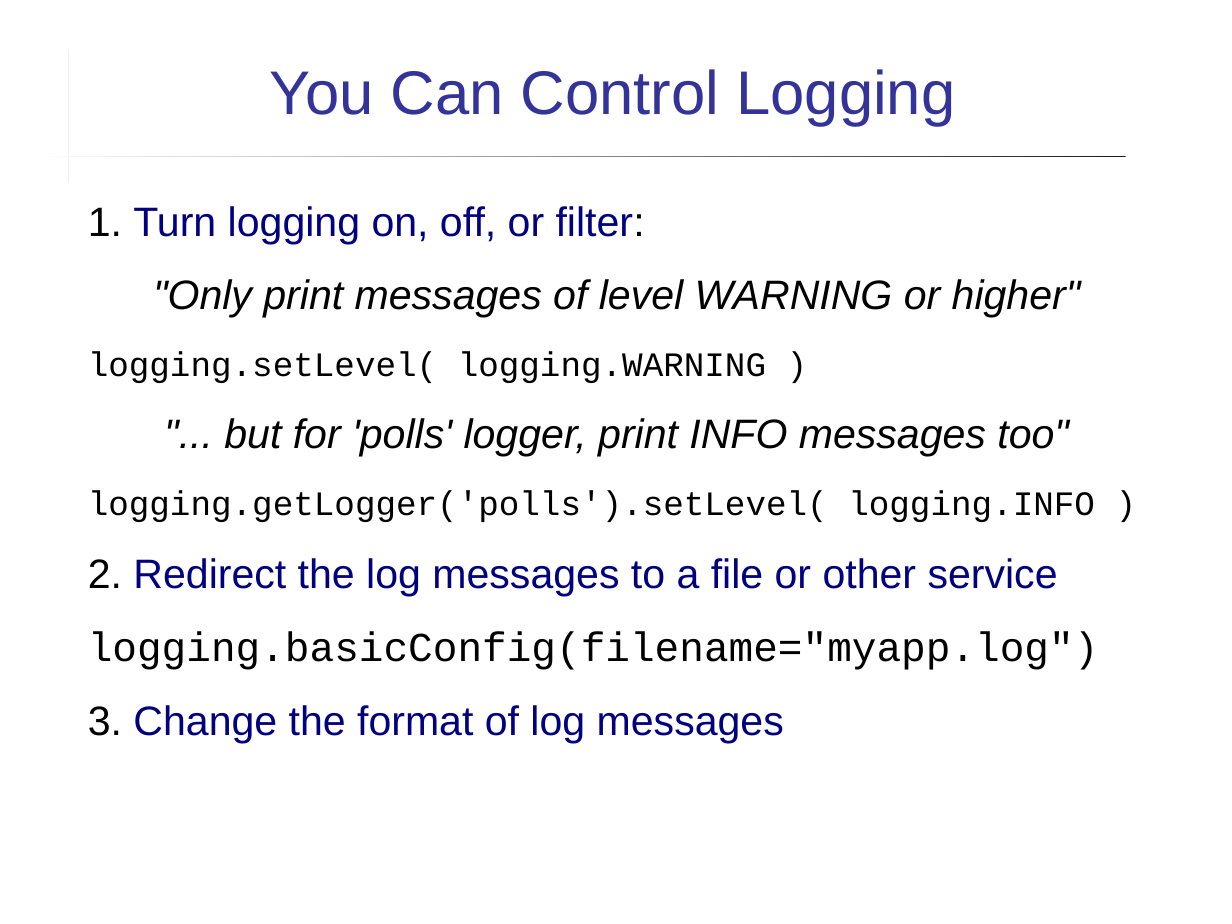
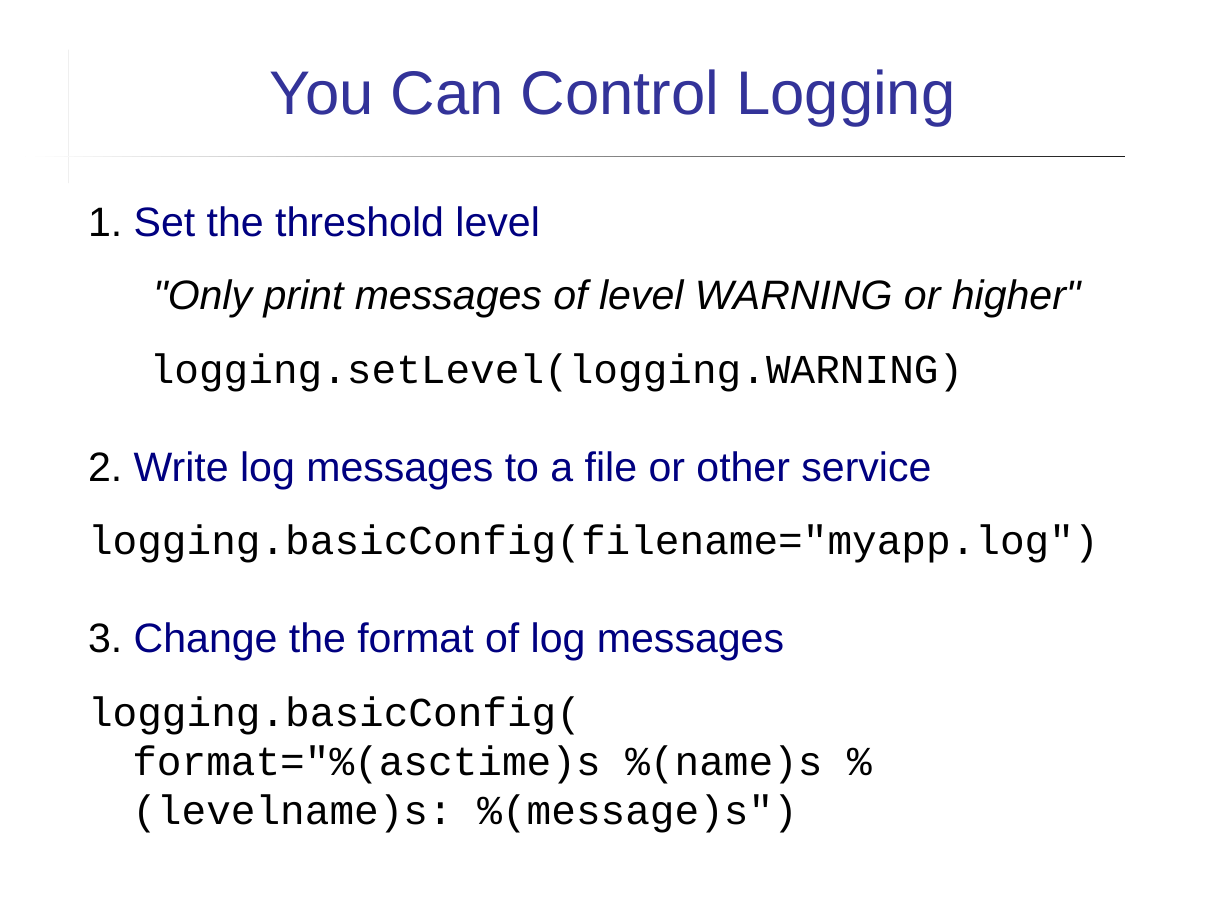
Before and after one commit to cpske/ISP, a slide deck: slide 19 of logging/Logging.ppt (slide 13 before the commit). Drawn at 1232x924 pixels with LibreOffice and Linux fonts; fonts in the diff are those of the drawing. Boxes give left, top, right and bottom in pixels: in the first picture for what was removed or moved away, otherwise in the second. Text is boxed around its words. In the diff, an @@ line names an element or a change of style, - is before the commit and + after.

Commit message:
updates to logging, add Milestones presentation

```diff
--- a/logging/Logging.ppt
+++ b/logging/Logging.ppt
@@ text at [88,206,539,237]: text changed @@
-1. Turn logging on, off, or filter:
+1. Set the threshold level
@@ text at [88,279,1099,661]: more space between paragraphs @@
@@ text at [88,353,963,489]: text changed; text colour #000000 to #000080 @@
-logging.setLevel( logging.WARNING )
-"... but for 'polls' logger, print INFO messages too"
-logging.getLogger('polls').setLevel( logging.INFO )
-2. Redirect the log messages to a file or other service
+logging.setLevel(logging.WARNING)
+2. Write log messages to a file or other service
@@ text at [88,696,822,833]: paragraph added @@
+logging.basicConfig(
+format="%(asctime)s %(name)s %(levelname)s: %(message)s")
```
Also in this commit, not shown: 10 other slides changed, 4 slides added, 13 other files.
